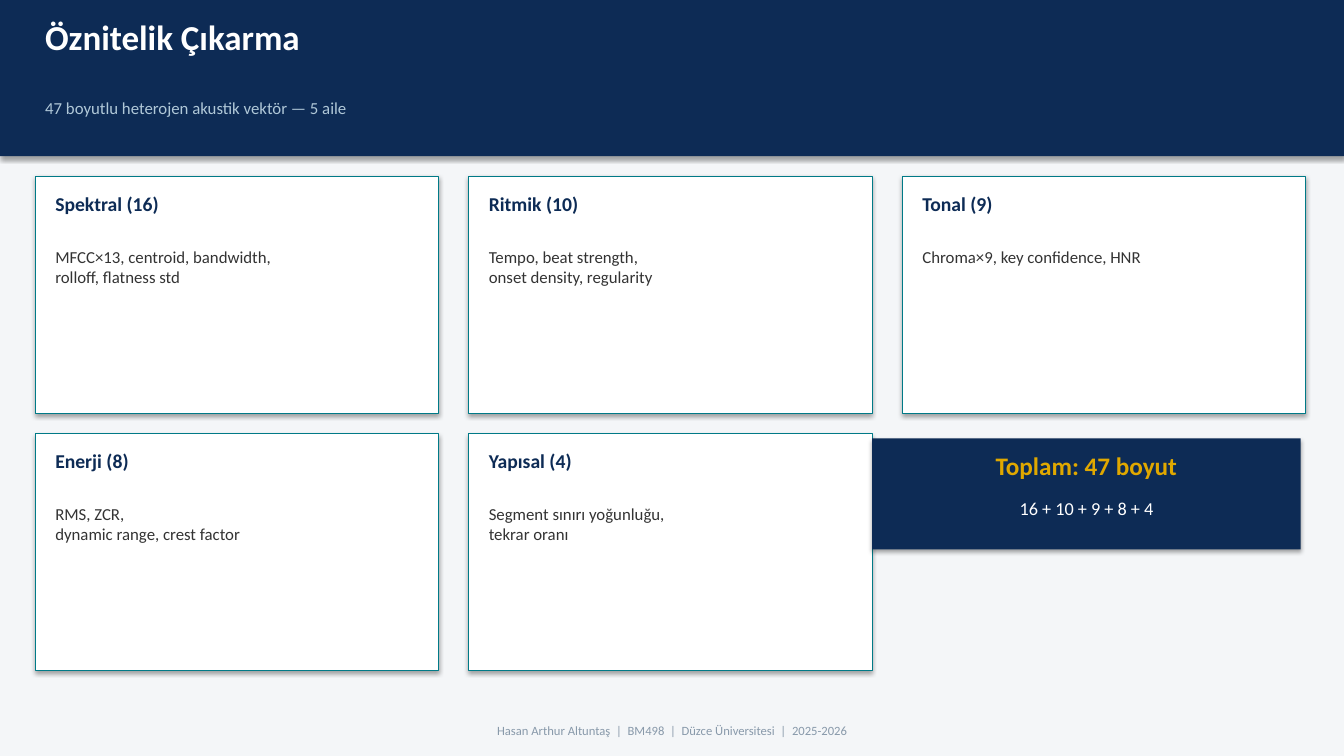
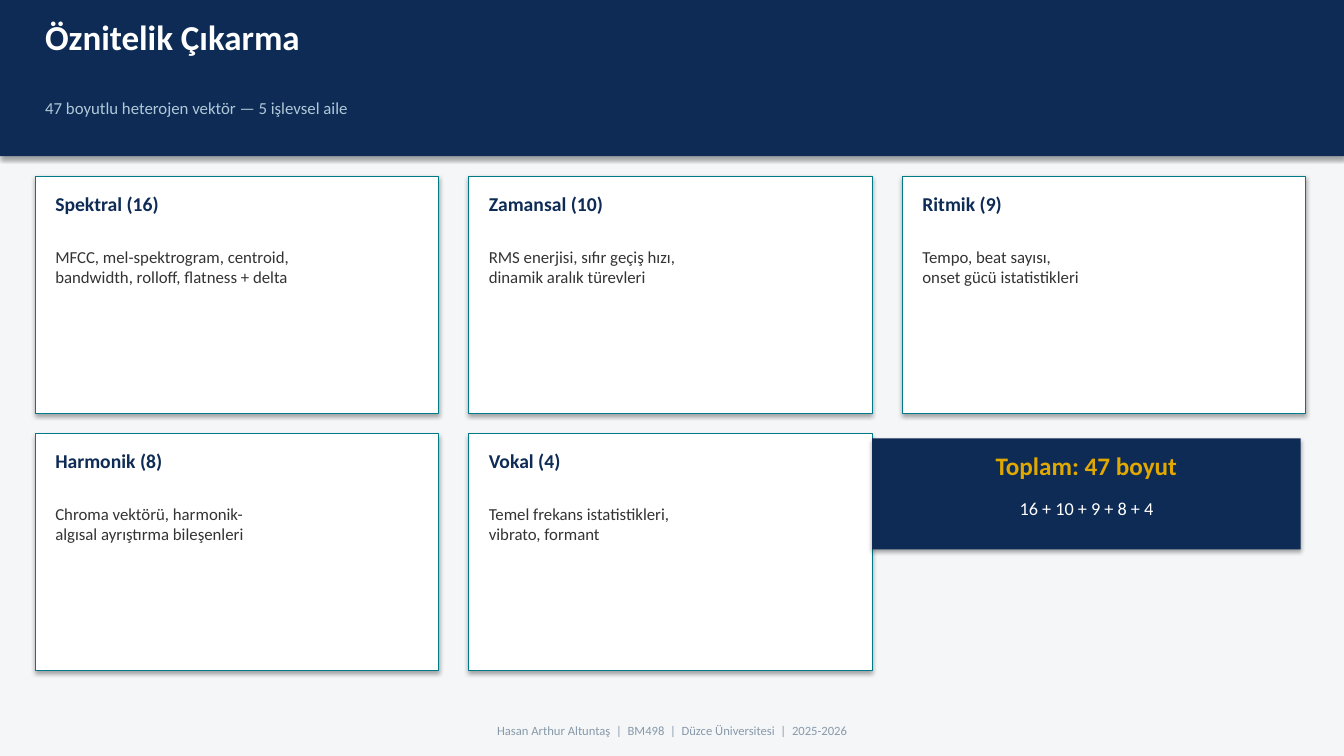
Before and after one commit to Rtur2003/CrownCode, a slide deck: slide 30 of docs/academic/TeslimEdilecekler/Sunumlar/AURIS_Tum_Sunumlar_Birlesik.pptx. Drawn at 1344x756 pixels with LibreOffice and Linux fonts; fonts in the diff are those of the drawing. Boxes give left, top, right and bottom in pixels: in the first picture for what was removed or moved away, otherwise in the second. Text is boxed around its words. In the diff, an @@ line names an element or a change of style, - is before the commit and + after.

```diff
--- a/docs/academic/TeslimEdilecekler/Sunumlar/AURIS_Tum_Sunumlar_Birlesik.pptx
+++ b/docs/academic/TeslimEdilecekler/Sunumlar/AURIS_Tum_Sunumlar_Birlesik.pptx
@@ text at box(45, 102, 347, 117): text changed @@
-47 boyutlu heterojen akustik vektör — 5 aile
+47 boyutlu heterojen vektör — 5 işlevsel aile
@@ text at box(489, 196, 603, 214): text changed @@
-Ritmik (10)
+Zamansal (10)
@@ text at box(922, 196, 1002, 214): text changed @@
-Tonal (9)
+Ritmik (9)
@@ text at box(55, 251, 289, 285): text changed @@
-MFCC×13, centroid, bandwidth,
-rolloff, flatness std
+MFCC, mel-spektrogram, centroid,
+bandwidth, rolloff, flatness + delta
@@ text at box(489, 251, 675, 283): text changed @@
-Tempo, beat strength,
-onset density, regularity
+RMS enerjisi, sıfır geçiş hızı,
+dinamik aralık türevleri
@@ text at box(922, 251, 1079, 286): text changed @@
-Chroma×9, key confidence, HNR
+Tempo, beat sayısı,
+onset gücü istatistikleri
@@ text at box(55, 453, 162, 471): text changed @@
-Enerji (8)
+Harmonik (8)
@@ text at box(489, 453, 560, 471): text changed @@
-Yapısal (4)
+Vokal (4)
@@ text at box(55, 508, 243, 543): text changed @@
-RMS, ZCR,
-dynamic range, crest factor
+Chroma vektörü, harmonik-
+algısal ayrıştırma bileşenleri
@@ text at box(489, 508, 669, 542): text changed @@
-Segment sınırı yoğunluğu,
-tekrar oranı
+Temel frekans istatistikleri,
+vibrato, formant
```
Also in this commit, not shown: 23 other slides changed, 2 slides added, 2 slides removed, 6 other files.
